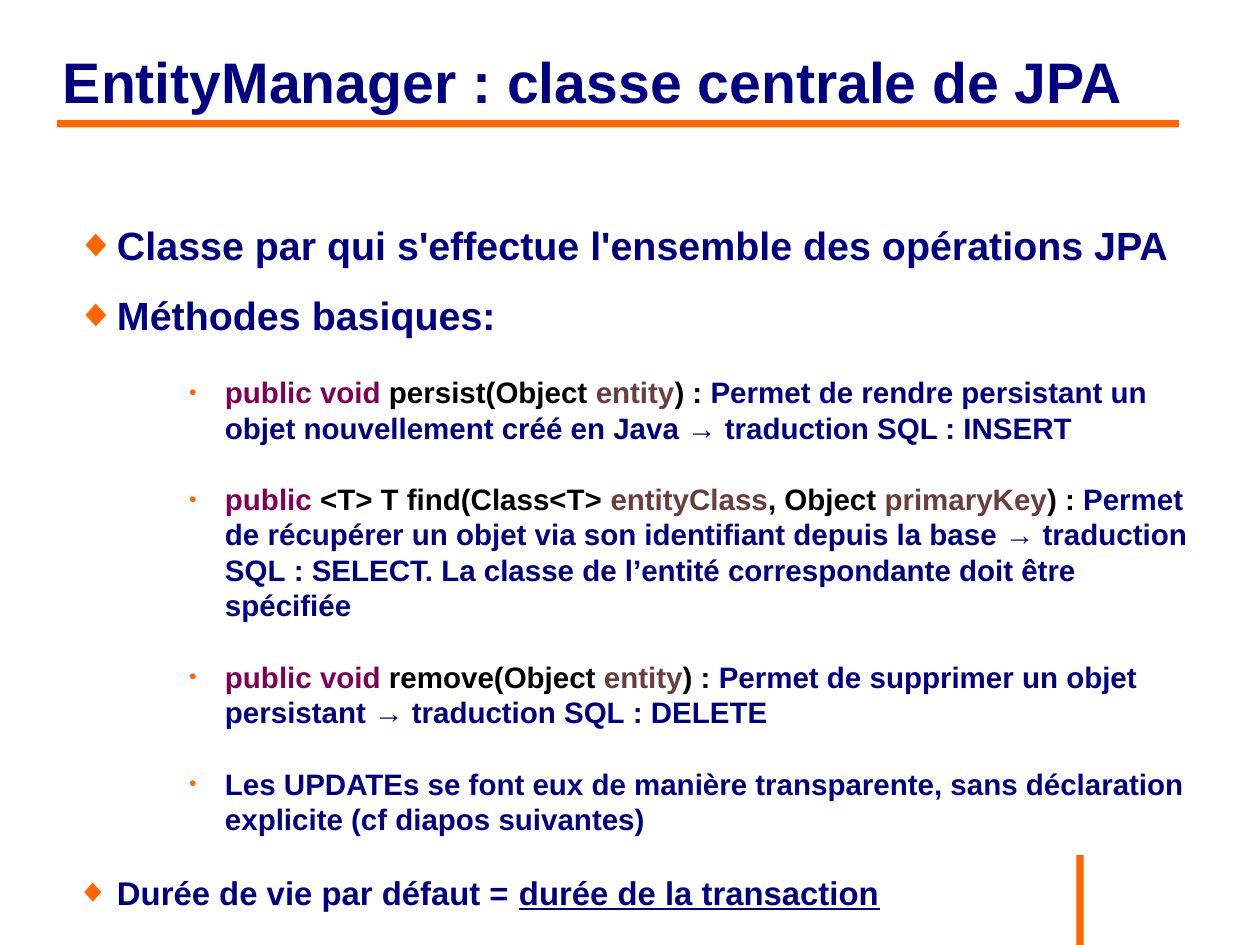
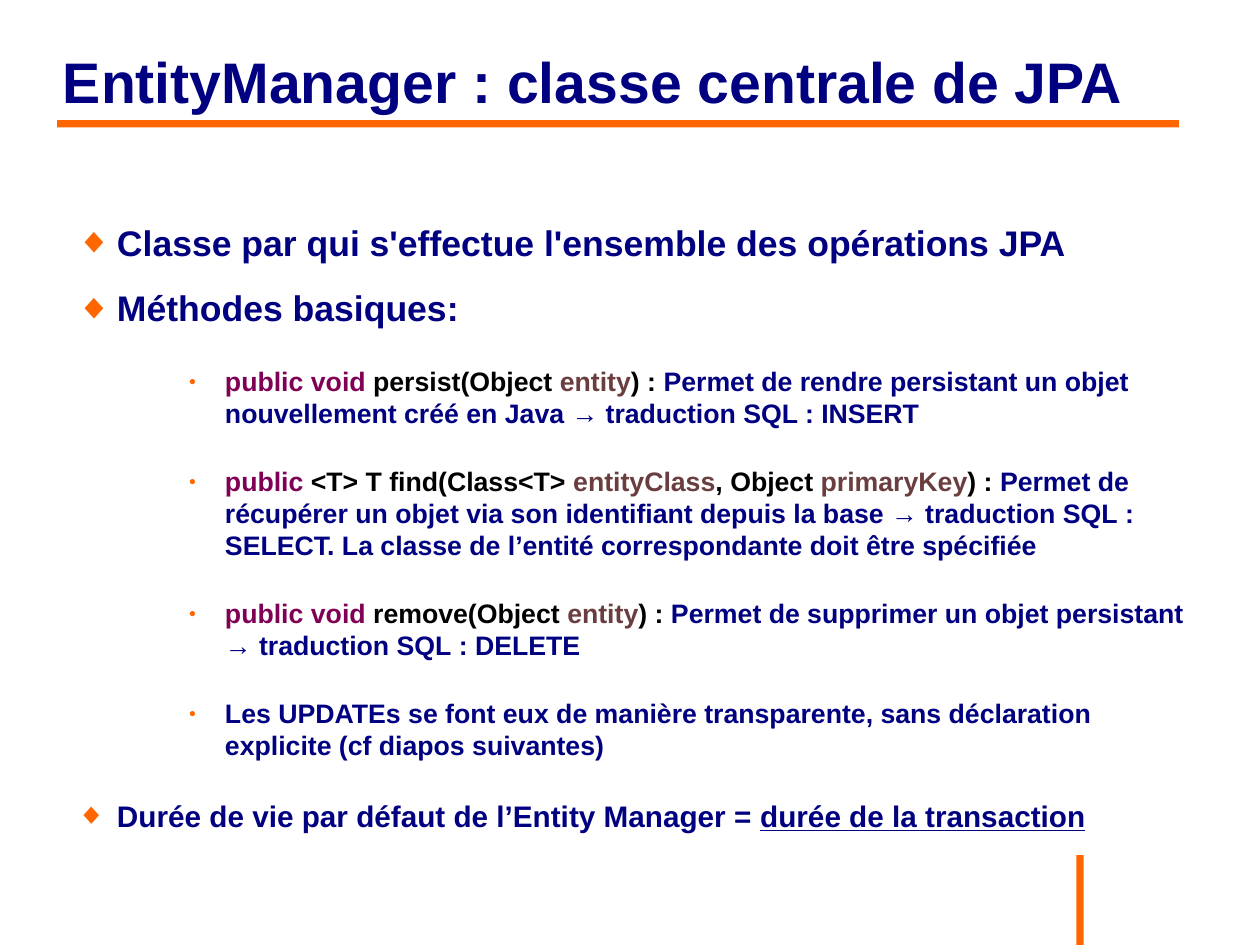
Before and after one commit to philphils/formation-hibernate-basique, a slide deck: slide 45 of Documentation/diapo_formation_hibernate.odp (slide 44 before the commit). Drawn at 1260x945 pixels with LibreOffice and Linux fonts; fonts in the diff are those of the drawing; background and template pictures are left out. Boxes give left, top, right and bottom in pixels: in the first picture for what was removed or moved away, otherwise in the second. Text is boxed around its words. In the diff, an @@ line names an element or a change of style, - is before the commit and + after.

```diff
--- a/Documentation/diapo_formation_hibernate.odp
+++ b/Documentation/diapo_formation_hibernate.odp
@@ text at (117, 230, 1183, 761): size 24.8 to 22.4 pt in "Classe par qui s'effectue l'ensemble des opérations ...", "Méthodes basiques:"; size 18.6 to 16.8 pt in "public void persist(Object entity) : Permet de ...", "public <T> T find(Class<T> entityClass, Object primaryKey) ...", "public void remove(Object entity) : Permet de ...", "Les UPDATEs se font eux de manière ..." @@
@@ text at (117, 805, 1085, 832): text changed; size 20.8 to 18.8 pt @@
-◆ Durée de vie par défaut = durée de la transaction
+◆ Durée de vie par défaut de l’Entity Manager = durée de la transaction
```
Also in this commit, not shown: 26 other slides changed, 2 slides added, 1 slide removed.
